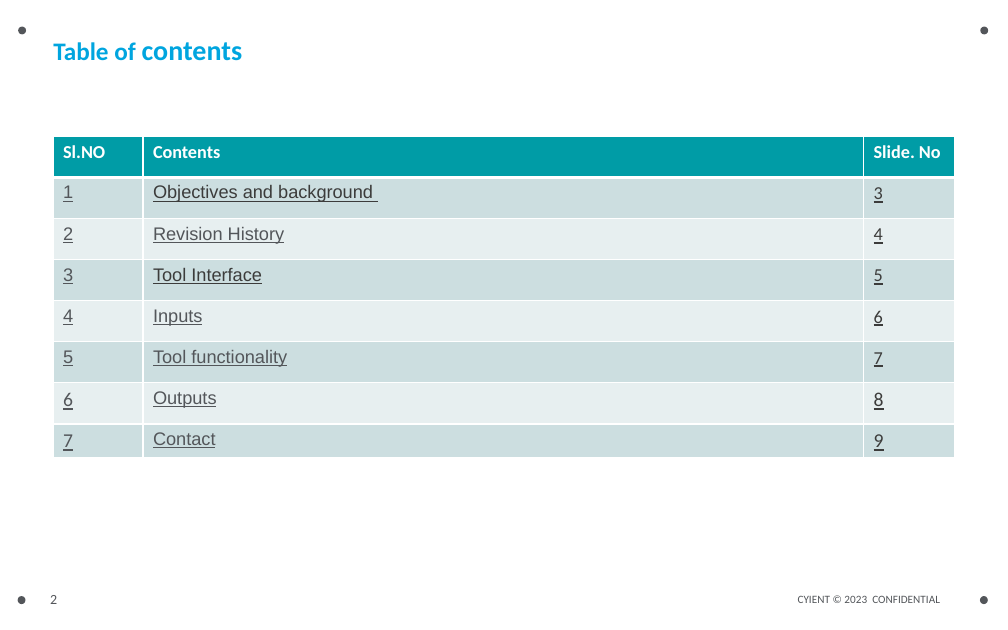
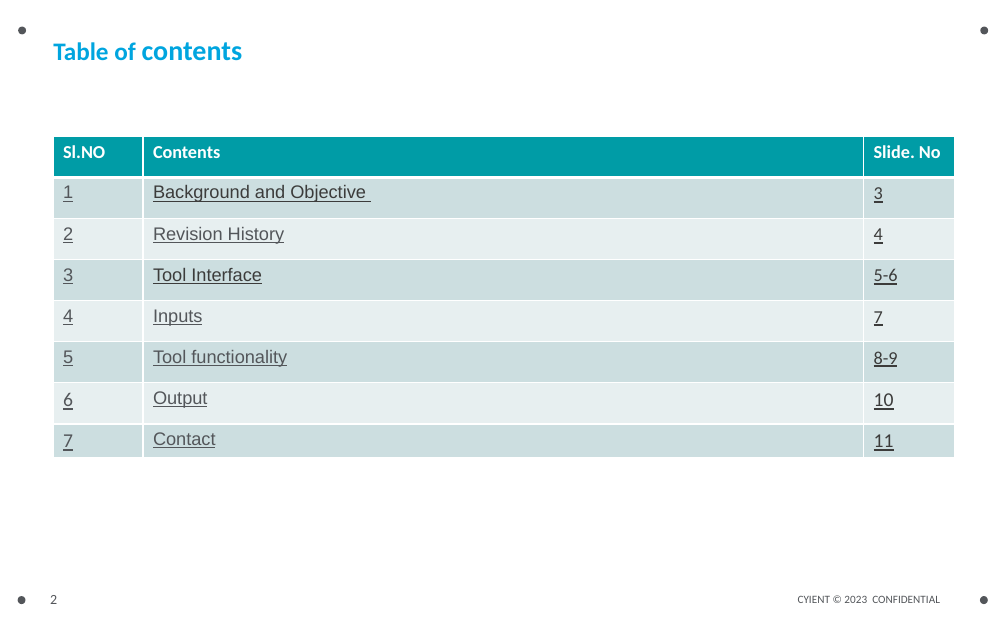
Before and after one commit to JeromeeKaram/FetchCaution, a slide deck: slide 2 of ExtractCautionsForEM/bin/Debug/bin/ExtractCautionsFromEngineManualTool.pptx. Drawn at 1008x630 pixels with LibreOffice and Linux fonts; fonts in the diff are those of the drawing. Boxes give left, top, right and bottom in pixels: in the first picture for what was removed or moved away, otherwise in the second. Text is boxed around its words. In the diff, an @@ line names an element or a change of style, - is before the commit and + after.

```diff
--- a/ExtractCautionsForEM/bin/Debug/bin/ExtractCautionsFromEngineManualTool.pptx
+++ b/ExtractCautionsForEM/bin/Debug/bin/ExtractCautionsFromEngineManualTool.pptx
@@ table at (53, 136, 956, 470) @@
-row 2, column 2: Objectives and background
+row 2, column 2: Background and Objective
-row 4, column 3: 5
+row 4, column 3: 5-6
-row 5, column 3: 6
+row 5, column 3: 7
-row 6, column 3: 7
+row 6, column 3: 8-9
-row 7, column 2: Outputs
+row 7, column 2: Output
-row 7, column 3: 8
+row 7, column 3: 10
-row 8, column 3: 9
+row 8, column 3: 11
```
Also in this commit, not shown: 2 slides added, 2 slides removed, 5 other files.
